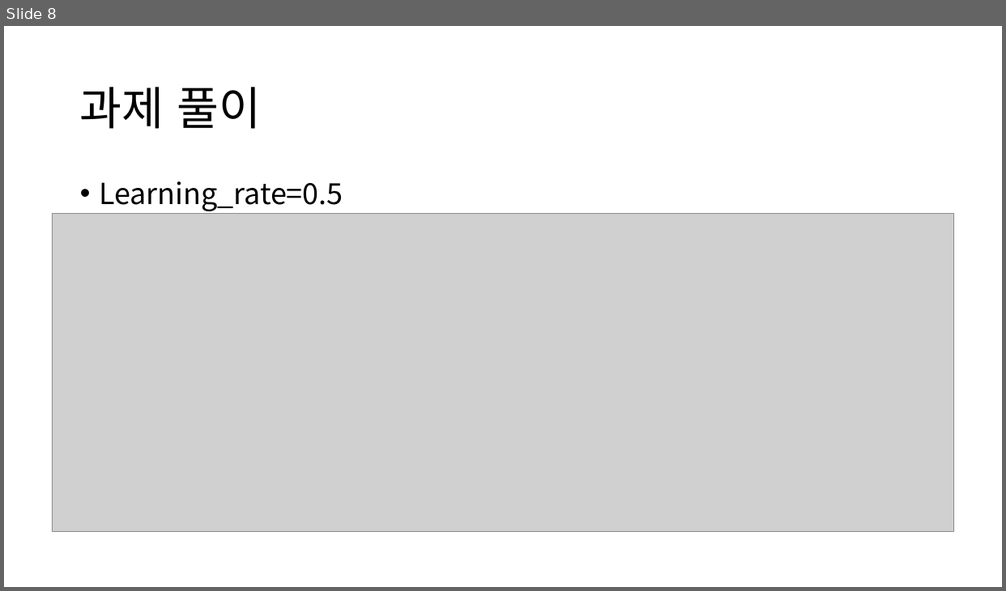
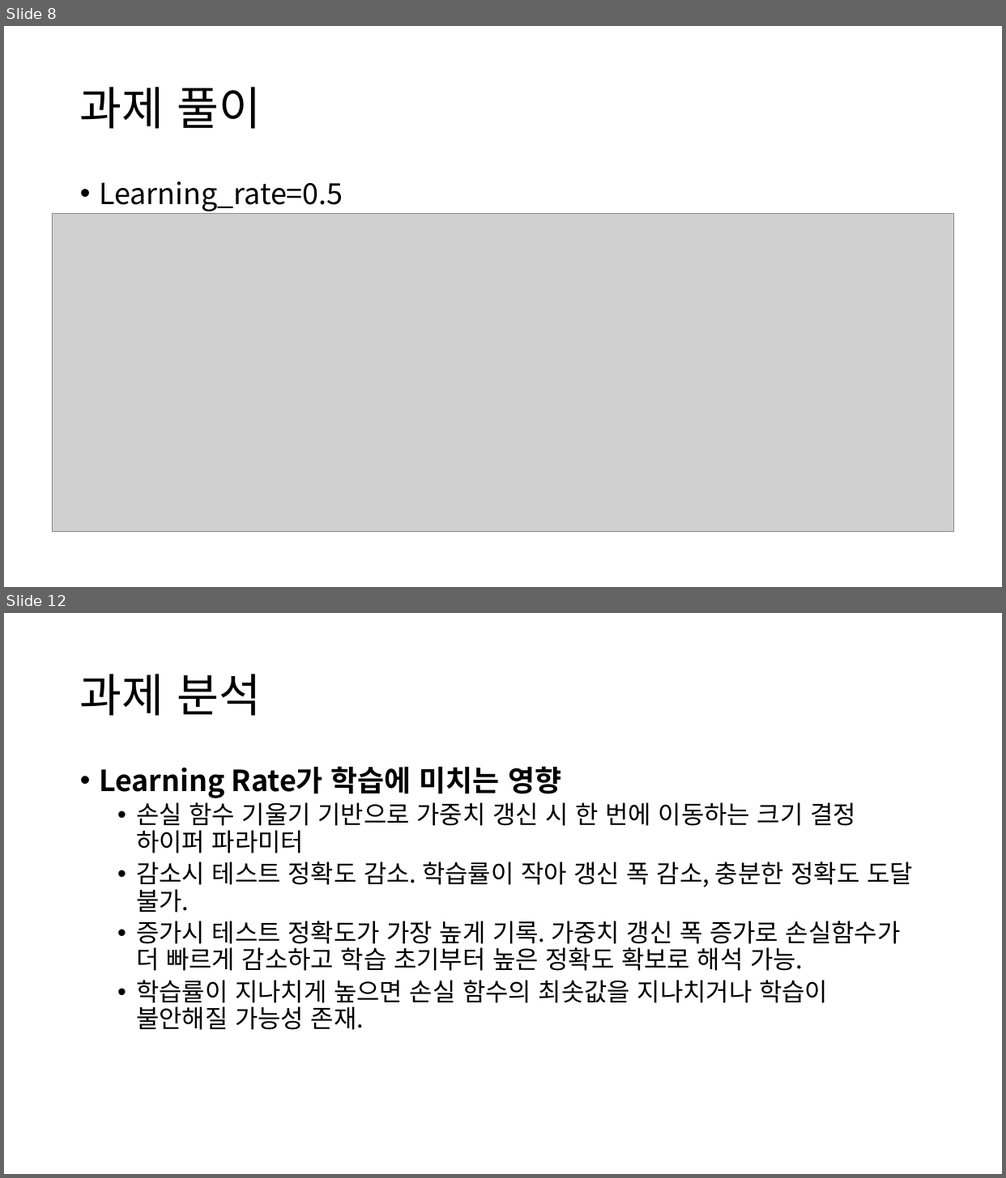
Before and after one commit to KweonTJ/Deep_Learning, a slide deck: Homework/9주차 Homework.pptx. Shown one above the other, each under a label of ours: slide 8 before the commit, slides 8 and 12 after it; the slides between them are not shown. The pictures are 1006x591 and 1006x1178 pixels, drawn with LibreOffice and Linux fonts; fonts in the diff are those of the drawing; grey boxes stand for pictures; background and template pictures are left out. Boxes give left, top, right and bottom in pixels: in the first picture for what was removed or moved away, otherwise in the second. Text is boxed around its words. In the diff, an @@ line names an element or a change of style, - is before the commit and + after.

```diff
--- a/Homework/9주차 Homework.pptx
+++ b/Homework/9주차 Homework.pptx
@@ slide 12 added at (4,613,1002,1174), background #FFFFFF @@
@@ title added at (80,674,262,716), 44 pt, text #000000 @@
+과제 분석
@@ text added at (99,766,913,1030), 24 pt, text #000000 @@
+• Learning Rate가 학습에 미치는 영향
+  • 손실 함수 기울기 기반으로 가중치 갱신 시 한 번에 이동하는 크기 결정 하이퍼 파라미터
+  • 감소시 테스트 정확도 감소. 학습률이 작아 갱신 폭 감소, 충분한 정확도 도달 불가.
+  • 증가시 테스트 정확도가 가장 높게 기록. 가중치 갱신 폭 증가로 손실함수가 더 빠르게 감소하고 학습 초기부터 높은 정확도 확보로 해석 가능.
+  • 학습률이 지나치게 높으면 손실 함수의 최솟값을 지나치거나 학습이 불안해질 가능성 존재.
```
Also in this commit, not shown: 1 slide changed, 3 other slides added, 6 other files.
